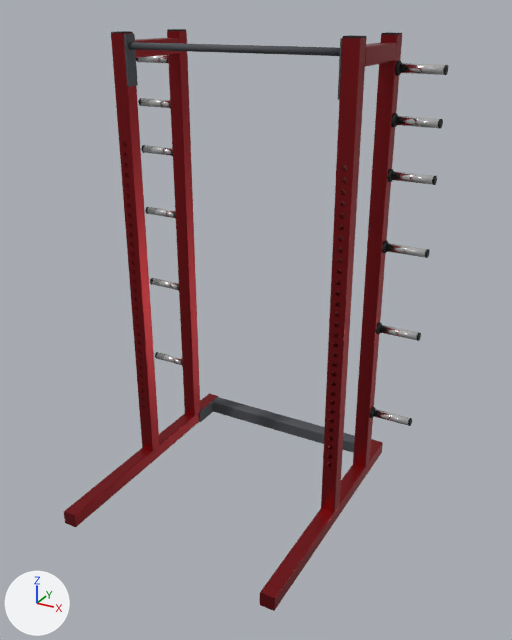
Two versions of the glTF model scratch/legend/models/half-cage.glb, one commit apart.
Before and after are seen from a 50 mm camera at (1.67, -2.8, 2.43) aimed at (0.13, 0.0, 1.03). Every picture has the same lights, and +X, +Y and +Z are marked at lower left. Where no turn or scale is listed for an object, it has been applied to the vertices.

The scene before the commit, as lines of its bpy script (objects in view):
```python
ob_bottom_crossmember = bpy.data.objects.new('Bottom crossmember', me_cube_013)
ob_bottom_crossmember.location = (0.0, 0.648, 0.0)
ob_cube = bpy.data.objects.new('Cube', me_cube_002)
ob_cube.location = (-0.572, 0.0, 0.076)
ob_cube_001 = bpy.data.objects.new('Cube.001', me_cube_009)
ob_cube_001.location = (0.572, 0.0, 0.076)
ob_cube_002 = bpy.data.objects.new('Cube.002', me_cube_007)
ob_cube_002.location = (-0.572, 0.443, 0.076)
ob_cube_003 = bpy.data.objects.new('Cube.003', me_cube_008)
ob_cube_003.location = (-0.572, 0.222, 2.258)
ob_cube_004 = bpy.data.objects.new('Cube.004', me_cube_011)
ob_cube_004.location = (0.572, 0.443, 0.076)
ob_cube_005 = bpy.data.objects.new('Cube.005', me_cube_012)
ob_cube_005.location = (0.572, 0.222, 2.258)
ob_left_upright = bpy.data.objects.new('Left upright', me_cube_006)
ob_left_upright.location = (-0.572, 0.0, 0.0)
ob_right_upright = bpy.data.objects.new('Right upright', me_cube_010)
ob_right_upright.location = (0.572, 0.0, 0.0)
# also in view: 'Pull up bar' at (0.0, 0.0, 2.28)
```
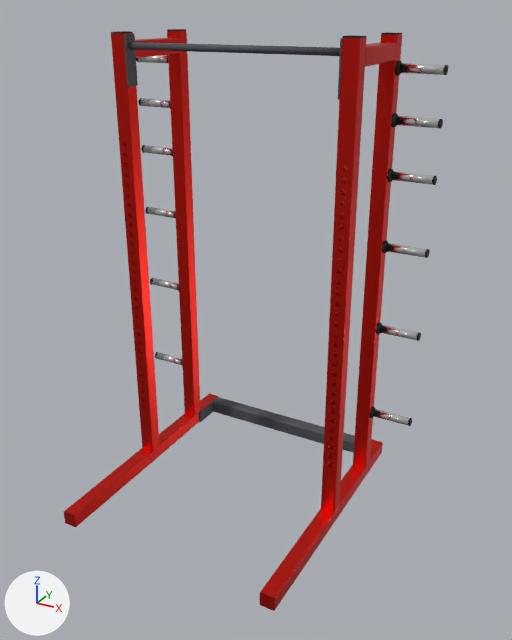
Scene script edits in JSON lines:
```json
{"op": "set", "path": "mat_red_rock.base_color", "old": "(0.309, 0.0203, 0.0252)", "new": "(0.753, 0.0194, 0.0116)", "note": "red #97272c -> red #e1261c"}
```

Changed parts and their boxes (x1, y1, x2, y2) in the pictures (512 x 640 px):
```json
{"object": "Cube.001", "change": "recoloured", "before": [321, 38, 367, 512], "after": [321, 38, 367, 512]}
{"object": "Cube", "change": "recoloured", "before": [111, 33, 160, 451], "after": [111, 33, 160, 451]}
{"object": "Cube.004", "change": "recoloured", "before": [353, 34, 402, 467], "after": [353, 34, 402, 467]}
{"object": "Cube.002", "change": "recoloured", "before": [167, 31, 200, 416], "after": [167, 31, 200, 416]}
{"object": "Right upright", "change": "recoloured", "before": [260, 439, 383, 611], "after": [260, 439, 383, 611]}
{"object": "Left upright", "change": "recoloured", "before": [64, 393, 218, 527], "after": [64, 393, 218, 527]}
{"object": "Cube.005", "change": "recoloured", "before": [365, 42, 397, 66], "after": [365, 42, 397, 66]}
{"object": "Cube.003", "change": "recoloured", "before": [135, 38, 180, 58], "after": [135, 38, 180, 58]}
```
